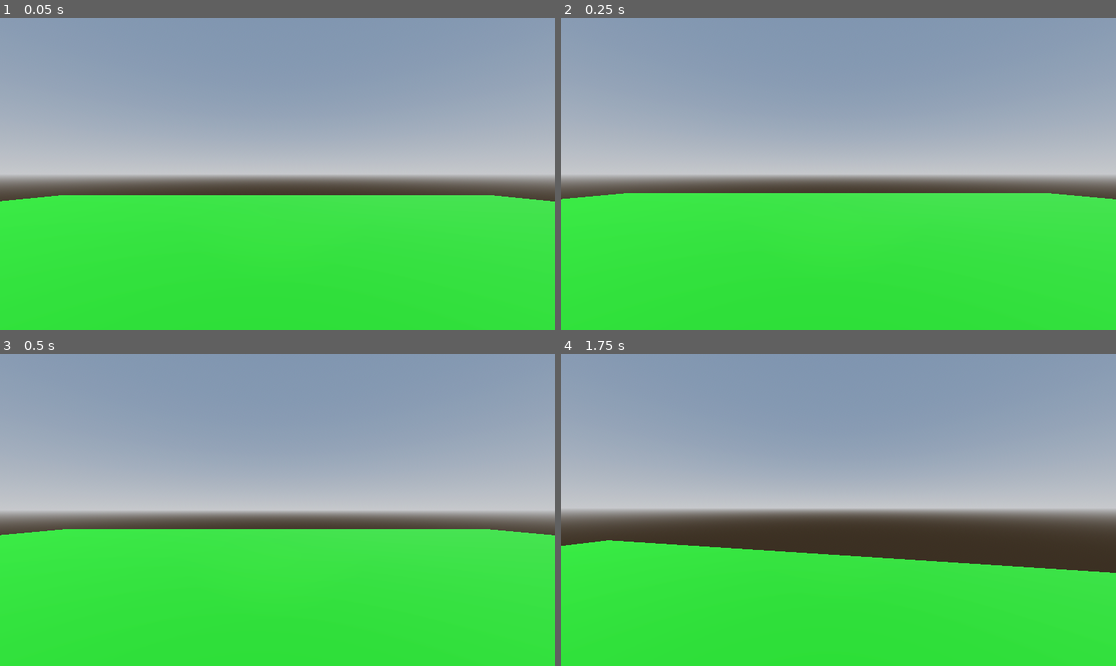
Above: before the commit, frames 1-4 (two rows, left to right).
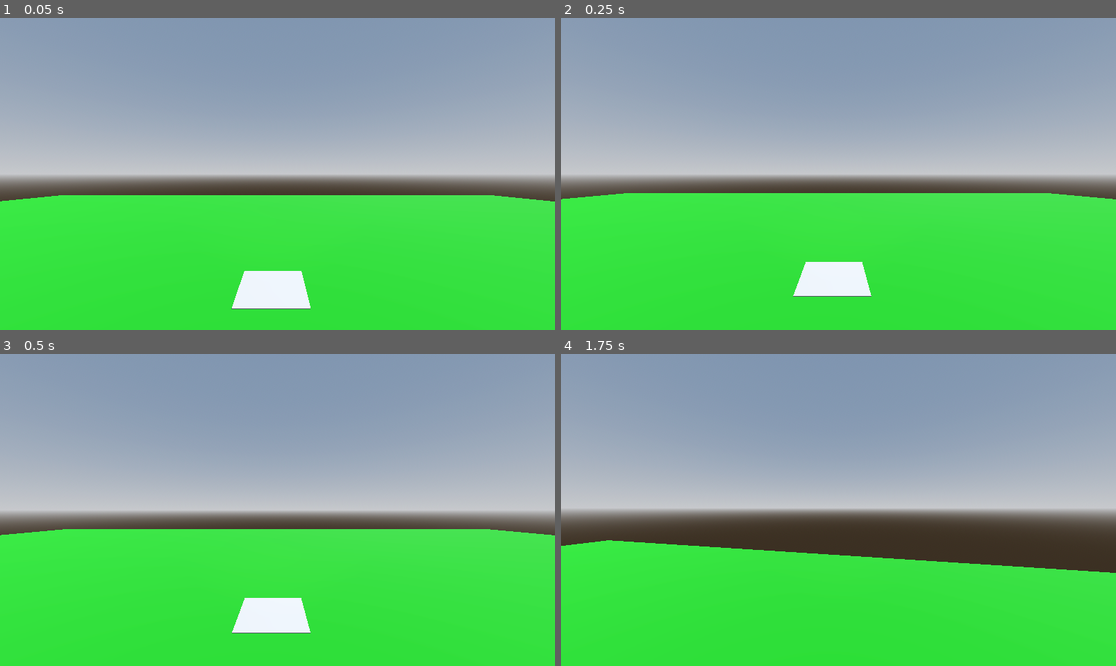
Above: after the commit, the same moments.

Repository: hotsno/fractured-drift
Game: Godot game, scene res://Levels/Sandbox/sandbox.tscn
The game is run twice, just before and just after one commit, with the same random seed, the same clock (stepped at 60 frames per second) and the same inputs. The project has no main scene, so this scene is started directly.
Inputs (mouse positions are in pixels of both pictures, inside the frame that each line leads up to):
- Up to frame 1 (0.05 s): no input
- Up to frame 2 (0.25 s): no input
- Up to frame 3 (0.5 s): no input
- Up to frame 4 (1.75 s): tap Enter at 0.5 s; move the mouse to (866, 510) at 0.52 s; hold Shift (sprint) 0.53-1.28 s; hold W (up) from 0.53 s (still down); tap Space (jump) at 0.77, 1.52 s; move the mouse to (810, 510) at 1.27 s; tap Shift (sprint) at 1.35 s

The runs differ from the first frame. In frame 1, 1.5% of the frame differs, in the area x 41-56%, y 81-94%; in frame 2, 1.4%; in frame 3, 1.4%; in frame 4, nothing differs.

Commit message:
Add pressure plate

Diff:
--- /dev/null
+++ b/Common/Block/block.tscn
@@ -0,0 +1,13 @@
+[gd_scene load_steps=3 format=3 uid="uid://dobllh1fgd2x3"]
+
+[sub_resource type="BoxMesh" id="BoxMesh_re1rw"]
+
+[sub_resource type="BoxShape3D" id="BoxShape3D_f4m48"]
+
+[node name="Block" type="RigidBody3D"]
+
+[node name="MeshInstance3D" type="MeshInstance3D" parent="."]
+mesh = SubResource("BoxMesh_re1rw")
+
+[node name="CollisionShape3D" type="CollisionShape3D" parent="."]
+shape = SubResource("BoxShape3D_f4m48")
--- a/Common/Player/player.tscn
+++ b/Common/Player/player.tscn
@@ -17,6 +17,7 @@
 
 [node name="PlayerMesh" type="MeshInstance3D" parent="."]
 transform = Transform3D(1, 0, 0, 0, 1, 0, 0, 0, 1, 0, 0.843123, 0)
+visible = false
 layers = 3
 mesh = SubResource("CapsuleMesh_yaqnn")
 
--- /dev/null
+++ b/Common/PressurePlate/pressure_plate.gd
@@ -0,0 +1,10 @@
+extends Area3D
+
+signal stepped_on
+
+func _ready():
+	connect("body_entered", _on_body_entered)
+
+func _on_body_entered(body):
+	if body.name == "Player":
+		emit_signal("stepped_on")
--- /dev/null
+++ b/Common/PressurePlate/pressure_plate.tscn
@@ -0,0 +1,22 @@
+[gd_scene load_steps=4 format=3 uid="uid://dk811qarbst5q"]
+
+[ext_resource type="Script" path="res://Common/PressurePlate/pressure_plate.gd" id="1_ijuiy"]
+
+[sub_resource type="BoxMesh" id="BoxMesh_yn0ry"]
+size = Vector3(0.5, 0.005, 0.5)
+
+[sub_resource type="BoxShape3D" id="BoxShape3D_pdd51"]
+size = Vector3(0.5, 0.005, 0.5)
+
+[node name="PressurePlate" type="Area3D"]
+transform = Transform3D(2, 0, 0, 0, 2, 0, 0, 0, 2, 0, 0, -3.04948)
+script = ExtResource("1_ijuiy")
+
+[node name="MeshInstance3D" type="MeshInstance3D" parent="."]
+transform = Transform3D(1, 0, 0, 0, 1, 0, 0, 0, 1, 0, 0.002, 0)
+mesh = SubResource("BoxMesh_yn0ry")
+skeleton = NodePath("")
+
+[node name="CollisionShape3D" type="CollisionShape3D" parent="."]
+transform = Transform3D(1, 0, 0, 0, 1, 0, 0, 0, 1, 0, 0.002, 0)
+shape = SubResource("BoxShape3D_pdd51")
--- /dev/null
+++ b/Levels/Sandbox/sandbox.gd
@@ -0,0 +1,20 @@
+extends Node3D
+
+var BlockScene = preload("res://Common/Block/block.tscn")
+var block_instance: Node
+const SPAWN_LOCATION = Vector3i(1, 10, 1)
+
+func _ready():
+	pass
+
+func spawn_block():
+	var block_instance = BlockScene.instantiate()
+	block_instance.position = SPAWN_LOCATION
+	add_child(block_instance)
+	self.block_instance = block_instance
+
+func _on_pressure_plate_stepped_on():
+	if not block_instance:
+		spawn_block()
+	else:
+		block_instance.position = SPAWN_LOCATION
--- a/Levels/Sandbox/sandbox.tscn
+++ b/Levels/Sandbox/sandbox.tscn
@@ -1,6 +1,8 @@
-[gd_scene load_steps=6 format=3 uid="uid://6x8jmhi5pj3"]
+[gd_scene load_steps=8 format=3 uid="uid://6x8jmhi5pj3"]
 
 [ext_resource type="PackedScene" uid="uid://drkbyftyse3xy" path="res://Common/Player/player.tscn" id="1_nd88y"]
+[ext_resource type="Script" path="res://Levels/Sandbox/sandbox.gd" id="1_xbwkr"]
+[ext_resource type="PackedScene" uid="uid://dk811qarbst5q" path="res://Common/PressurePlate/pressure_plate.tscn" id="2_ajwrk"]
 
 [sub_resource type="ProceduralSkyMaterial" id="ProceduralSkyMaterial_jmhgr"]
 sky_horizon_color = Color(0.64625, 0.65575, 0.67075, 1)
@@ -18,7 +20,8 @@
 [sub_resource type="StandardMaterial3D" id="StandardMaterial3D_ie2my"]
 albedo_color = Color(0, 0.490196, 0, 1)
 
-[node name="World" type="Node3D"]
+[node name="Sandbox" type="Node3D"]
+script = ExtResource("1_xbwkr")
 
 [node name="DirectionalLight3D" type="DirectionalLight3D" parent="."]
 transform = Transform3D(-0.866025, -0.433013, 0.25, 0, 0.5, 0.866025, -0.5, 0.75, -0.433013, 0, 0, 0)
@@ -30,8 +33,14 @@
 [node name="Floor" type="CSGBox3D" parent="."]
 material_override = SubResource("StandardMaterial3D_ie2my")
 use_collision = true
-collision_layer = 4
 collision_mask = 0
 size = Vector3(34.5371, 0.001, 32.9307)
 
 [node name="Player" parent="." instance=ExtResource("1_nd88y")]
+collision_layer = 2
+collision_mask = 7
+
+[node name="PressurePlate" parent="." instance=ExtResource("2_ajwrk")]
+collision_mask = 3
+
+[connection signal="stepped_on" from="PressurePlate" to="." method="_on_pressure_plate_stepped_on"]
